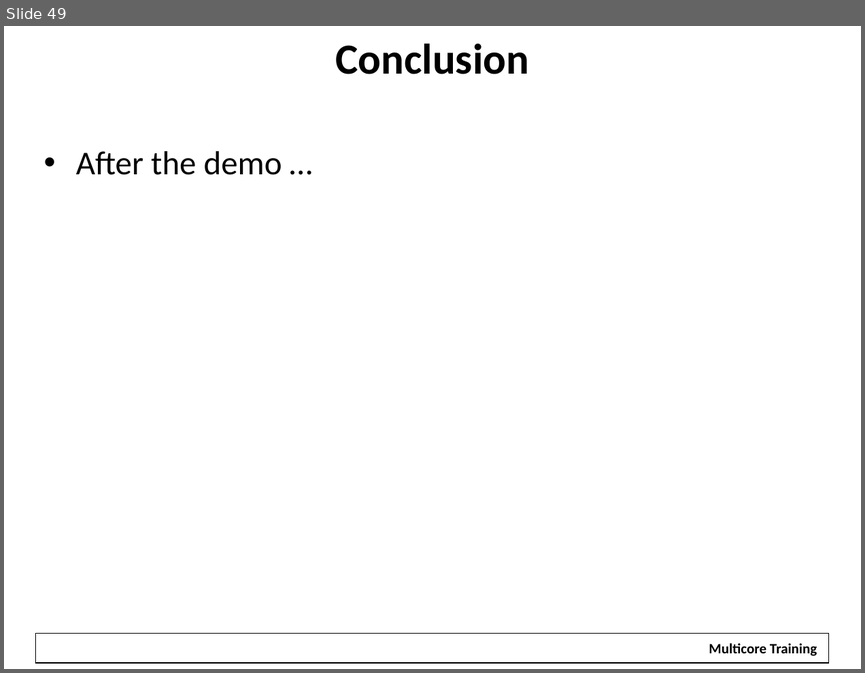
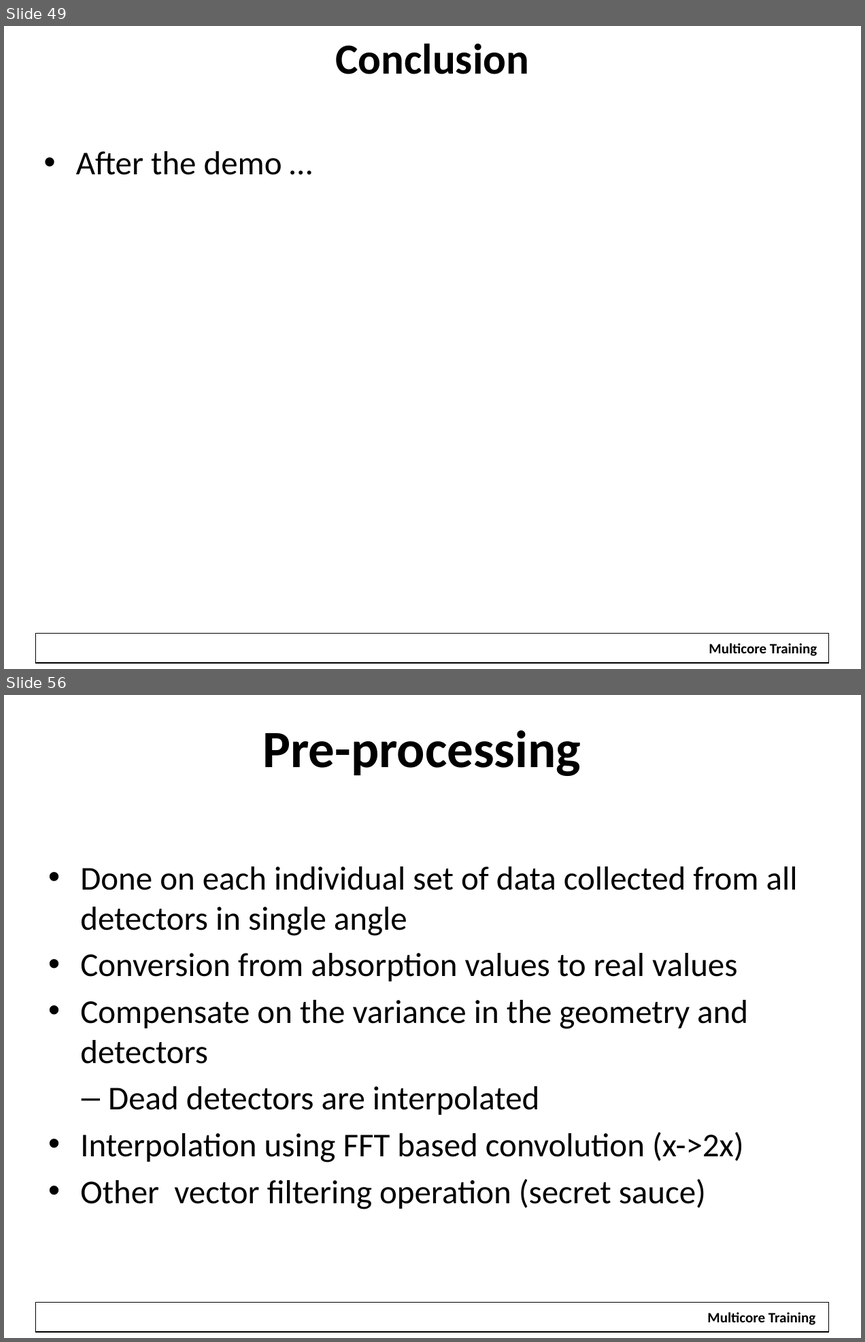
Before and after one commit to hari1989/keystone-workshop, a slide deck: slides/KeyStone Multicore Design.pptx. Shown one above the other, each under a label of ours: slide 49 before the commit, slides 49 and 56 after it; the slides between them are not shown. The pictures are 865x673 and 865x1342 pixels, drawn with LibreOffice and Linux fonts; fonts in the diff are those of the drawing; background and template pictures are left out. Boxes give left, top, right and bottom in pixels: in the first picture for what was removed or moved away, otherwise in the second. Text is boxed around its words. In the diff, an @@ line names an element or a change of style, - is before the commit and + after.

```diff
--- a/slides/KeyStone Multicore Design.pptx
+++ b/slides/KeyStone Multicore Design.pptx
@@ slide 56 added at [4, 695, 861, 1338], background #FFFFFF; not listed: 1 template element that a slide beside it also shows @@
@@ title added at [262, 730, 581, 776], 44 pt, text #000000, bold @@
+Pre-processing
@@ text added at [80, 866, 798, 1209], 28 pt, text #000000 @@
+• Done on each individual set of data collected from all detectors in single angle
+• Conversion from absorption values to real values
+• Compensate on the variance in the geometry and detectors
+  – Dead detectors are interpolated
+• Interpolation using FFT based convolution (x->2x)
+• Other vector filtering operation (secret sauce)
@@ rectangle added at [698, 1304, 825, 1330], fill #FFFFFF, 12 pt, text #000000, bold @@
+Multicore Training
```
Also in this commit, not shown: 29 other slides added.
